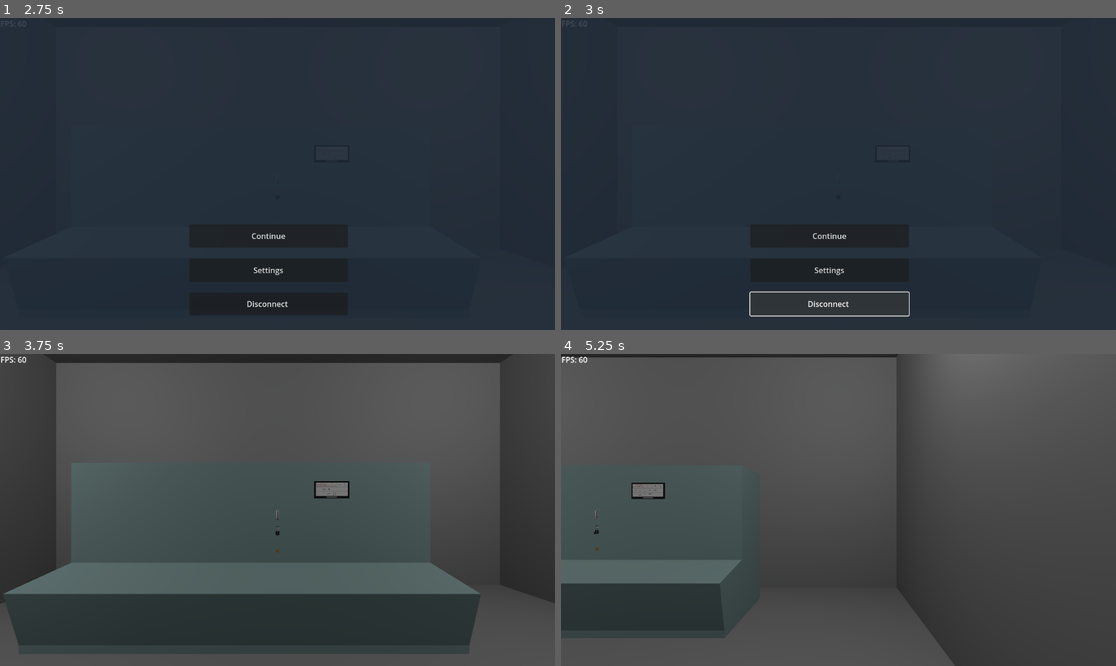
Above: before the commit, frames 1-4 (two rows, left to right).
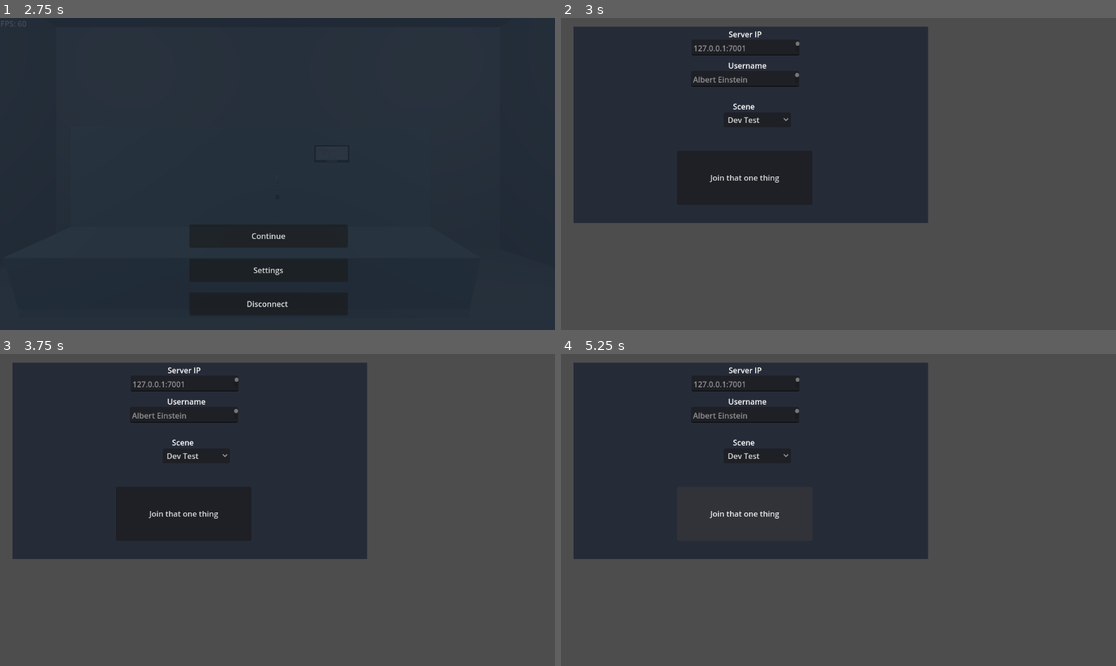
Above: after the commit, the same moments.

Repository: OpenLWR/OpenLWR
Game: Godot game, scene res://lobby.tscn
The game is run twice, just before and just after one commit, with the same random seed, the same clock (stepped at 60 frames per second) and the same inputs.
Inputs (mouse positions are in pixels of both pictures, inside the frame that each line leads up to):
- Up to frame 1 (2.75 s): click (183, 46) at 0.52 s; type "Alex" at 0.6 s; click (183, 80) at 0.75 s; type "Alex" at 0.83 s; click "Dev Test" at 1.25 s; click "Join that one thing" at 2 s
- Up to frame 2 (3 s): click "Disconnect" at 2.75 s
- Up to frame 3 (3.75 s): click (266, 572) at 3.5 s, where only the run before the commit has a clickable "Continue"
- Up to frame 4 (5.25 s): tap Enter at 4.25 s; move the mouse to (960, 494) at 4.27 s; hold D (move_right) 4.28-5.03 s; hold E (zoom) 4.28-5.03 s; click (960, 494) at 4.42 s; tap Space at 5 s; move the mouse to (727, 525) at 5.02 s; hold S (move_down) from 5.03 s (still down); tap E (zoom) at 5.1 s

Frame 1 is identical in both runs. In frame 2, 60% of the frame differs, in the area x 0-100%, y 0-100%; in frame 3, 58%; in frame 4, 44%.

Commit message:
add a disconnect

Diff:
--- a/Scenes/Player/MenuPlayer.gd
+++ b/Scenes/Player/MenuPlayer.gd
@@ -6,6 +6,7 @@
 func _disconnect_button_pressed():
 	#TODO: handle disconnecting properly
 	print("disconnect")
+	get_tree().change_scene_to_file("res://lobby.tscn")
 
 func _settings_button_pressed():
 	get_node("Settings").visible = true
--- a/Scenes/Player/player.tscn
+++ b/Scenes/Player/player.tscn
@@ -204,6 +204,7 @@
 text = "X"
 
 [connection signal="input_event" from="Head/Camera3d/SettingsButton/Button/StaticBody2D" to="Head/Camera3d/SettingsButton/Button/StaticBody2D" method="_on_input_event"]
+[connection signal="pressed" from="Head/Camera3d/Menu/Menu/Disconnect" to="Head/Camera3d/Menu" method="_disconnect_button_pressed"]
 [connection signal="pressed" from="Head/Camera3d/Menu/Menu/Settings" to="Head/Camera3d/Menu" method="_settings_button_pressed"]
 [connection signal="pressed" from="Head/Camera3d/Menu/Menu/Continue" to="Head/Camera3d/Menu" method="_continue_button_pressed"]
 [connection signal="item_selected" from="Head/Camera3d/Menu/Settings/Settings/Graphics/Occlusion" to="Head/Camera3d/Menu/Settings/Settings/Graphics" method="_new_occlusion_selected"]
